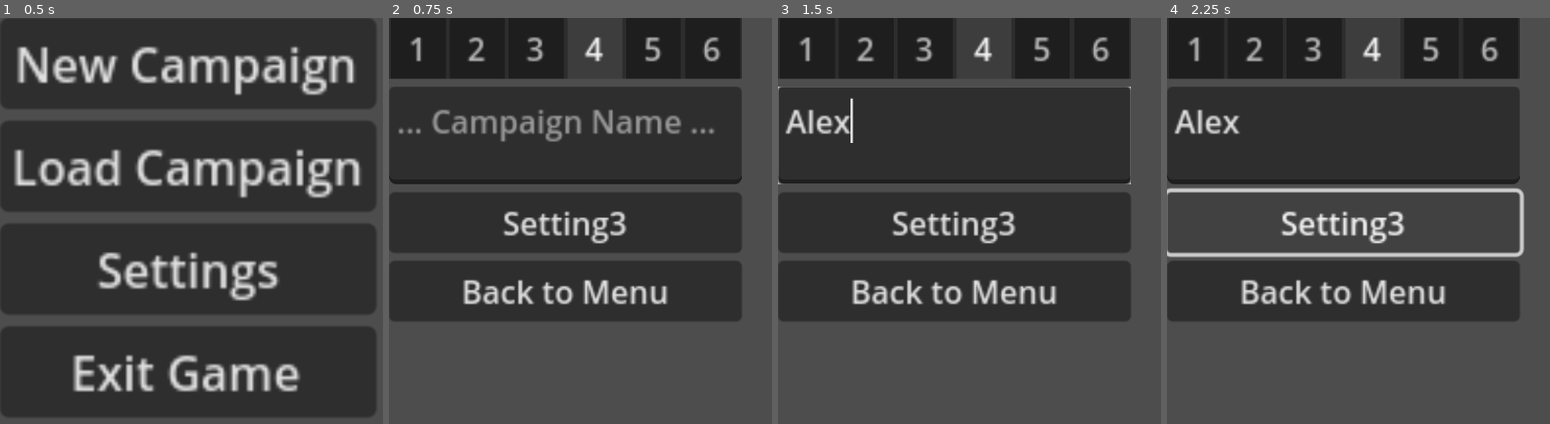
Above: before the commit, frames 1-4 (left to right).
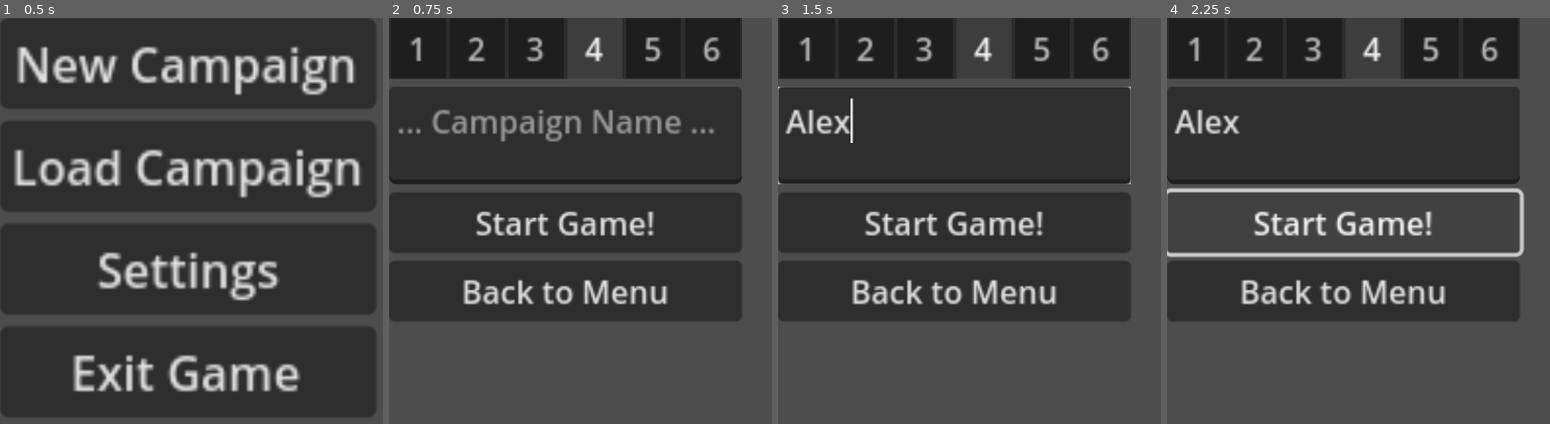
Above: after the commit, the same moments.

Repository: SootDan/DAOD
Game: Godot game, scene res://Scenes/Menu.tscn
Two runs of this game, one before a commit and one after it. Both use one fixed random seed, a clock stepped at 60 frames per second and the inputs below.
Inputs (mouse positions are in pixels of both pictures, inside the frame that each line leads up to):
- Up to frame 1 (0.5 s): no input
- Up to frame 2 (0.75 s): click "New Campaign" at 0.5 s
- Up to frame 3 (1.5 s): click (954, 135) at 1.27 s; type "Alex" at 1.35 s
- Up to frame 4 (2.25 s): click (1343, 221) at 2 s, where only the run before the commit has a clickable "Setting3"

Frame 1 is identical in both runs. In frame 2, 1.8% of the frame differs, in the area x 22-70%, y 47-56%; in frame 3, 1.8%; in frame 4, 1.8%.

Commit message:
Basic Dice Logic

Diff:
--- a/Scenes/MainMenu/NewGame.tscn
+++ b/Scenes/MainMenu/NewGame.tscn
@@ -25,9 +25,9 @@
 drag_and_drop_selection_enabled = false
 middle_mouse_paste_enabled = false
 
-[node name="Setting3" type="Button" parent="."]
+[node name="StartGame" type="Button" parent="."]
 layout_mode = 2
-text = "Setting3"
+text = "Start Game!"
 
 [node name="BackToMain" type="Button" parent="."]
 layout_mode = 2
--- /dev/null
+++ b/Script/Dice/Dice.gd
@@ -0,0 +1,24 @@
+class_name Dice
+extends Node
+
+enum roll_type {
+	STANDARD,
+	ADVANTAGE,
+	DISADVANTAGE
+}
+
+
+func dice_output(roll_type, eyes: int, modifier: int, amount: int = 1) \
+-> Array[int]:
+	var output: Array[int]
+	var roll: int = randi_range(1, eyes)
+
+	if roll_type == roll_type.STANDARD:
+		for i in range(amount):
+			output.append(roll + modifier)
+		return output
+	else:
+		for i in range(2):
+			output.append(roll + modifier)
+		return max(output) if roll_type == roll_type.ADVANTAGE \
+		else min(output)
Not shown, changed: README.md
